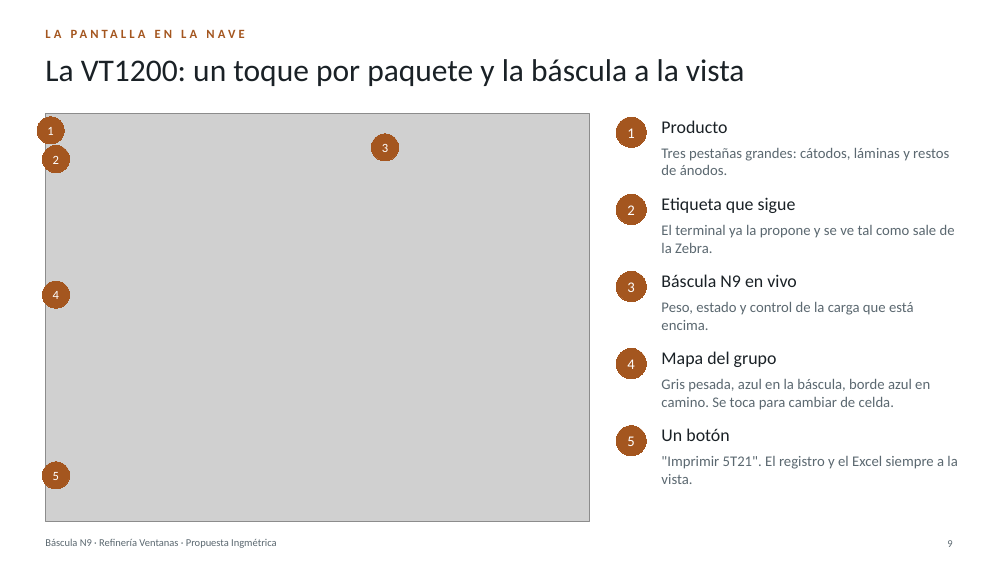
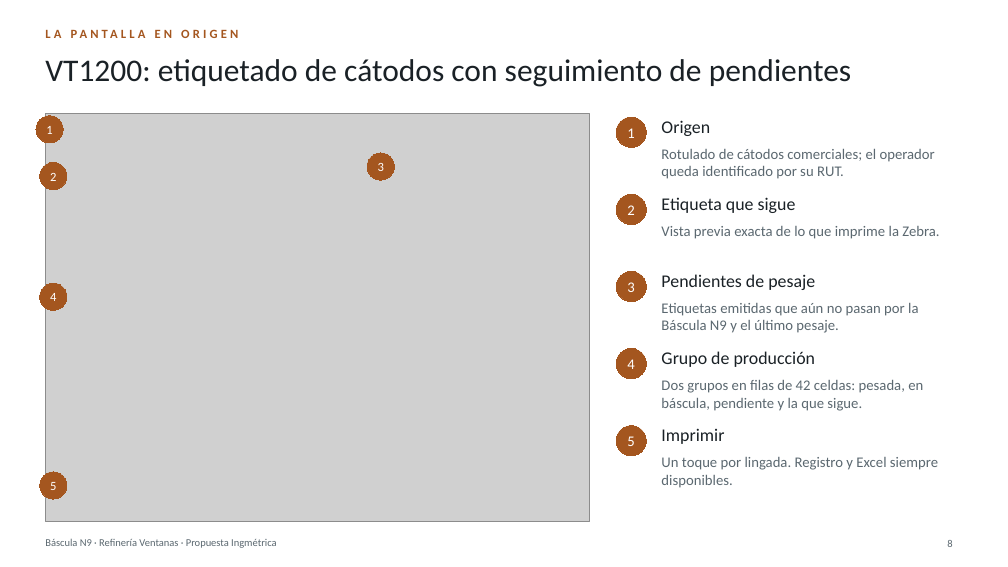
Before and after one commit to BortegaING/Codelco-Proyecto, a slide deck: slide 8 of presentacion/Bascula-N9-Ventanas.pptx (slide 9 before the commit). Drawn at 1008x567 pixels with LibreOffice and Linux fonts; fonts in the diff are those of the drawing; grey boxes stand for pictures. Boxes give left, top, right and bottom in pixels: in the first picture for what was removed or moved away, otherwise in the second. Text is boxed around its words. In the diff, an @@ line names an element or a change of style, - is before the commit and + after.

```diff
--- a/presentacion/Bascula-N9-Ventanas.pptx
+++ b/presentacion/Bascula-N9-Ventanas.pptx
@@ text at (x1=45, y1=26, x2=960, y2=48): text changed @@
-LA PANTALLA EN LA NAVE
+LA PANTALLA EN ORIGEN
@@ title at (x1=45, y1=59, x2=852, y2=87): text changed @@
-La VT1200: un toque por paquete y la báscula a la vista
+VT1200: etiquetado de cátodos con seguimiento de pendientes
@@ text at (x1=661, y1=120, x2=710, y2=136): text changed @@
-Producto
+Origen
@@ text at (x1=661, y1=149, x2=935, y2=179): text changed @@
-Tres pestañas grandes: cátodos, láminas y restos de ánodos.
+Rotulado de cátodos comerciales; el operador queda identificado por su RUT.
@@ ellipse "2" moved from (x1=42, y1=145, x2=70, y2=172) to (x1=40, y1=163, x2=67, y2=190) @@
@@ ellipse "3" moved from (x1=371, y1=134, x2=399, y2=161) to (x1=368, y1=153, x2=395, y2=180) @@
@@ text at (x1=661, y1=226, x2=939, y2=239): text changed @@
-El terminal ya la propone y se ve tal como sale de la Zebra.
+Vista previa exacta de lo que imprime la Zebra.
@@ text at (x1=661, y1=274, x2=815, y2=290): text changed @@
-Báscula N9 en vivo
+Pendientes de pesaje
@@ text at (x1=661, y1=303, x2=918, y2=333): text changed @@
-Peso, estado y control de la carga que está encima.
+Etiquetas emitidas que aún no pasan por la Báscula N9 y el último pesaje.
@@ text at (x1=661, y1=351, x2=816, y2=367): text changed @@
-Mapa del grupo
+Grupo de producción
@@ text at (x1=661, y1=380, x2=923, y2=411): text changed @@
-Gris pesada, azul en la báscula, borde azul en camino. Se toca para cambiar de celda.
+Dos grupos en filas de 42 celdas: pesada, en báscula, pendiente y la que sigue.
@@ text at (x1=661, y1=428, x2=724, y2=444): text changed @@
-Un botón
+Imprimir
@@ ellipse "5" moved from (x1=42, y1=462, x2=70, y2=489) to (x1=40, y1=472, x2=67, y2=499) @@
@@ text at (x1=661, y1=457, x2=938, y2=488): text changed @@
-"Imprimir 5T21". El registro y el Excel siempre a la vista.
+Un toque por lingada. Registro y Excel siempre disponibles.
```
Also in this commit, not shown: 7 other slides changed, 6 slides added, 7 slides removed, 32 other files.
